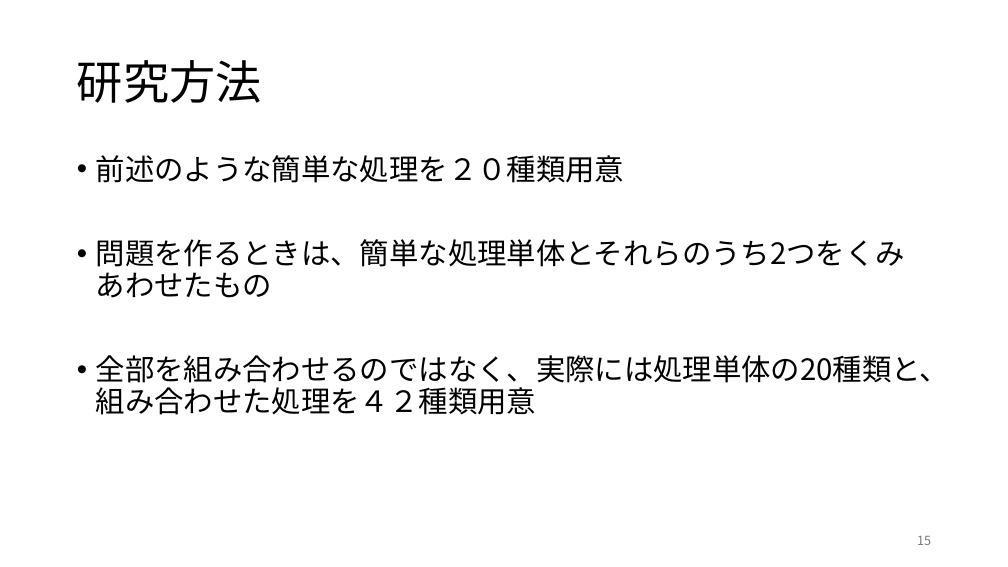
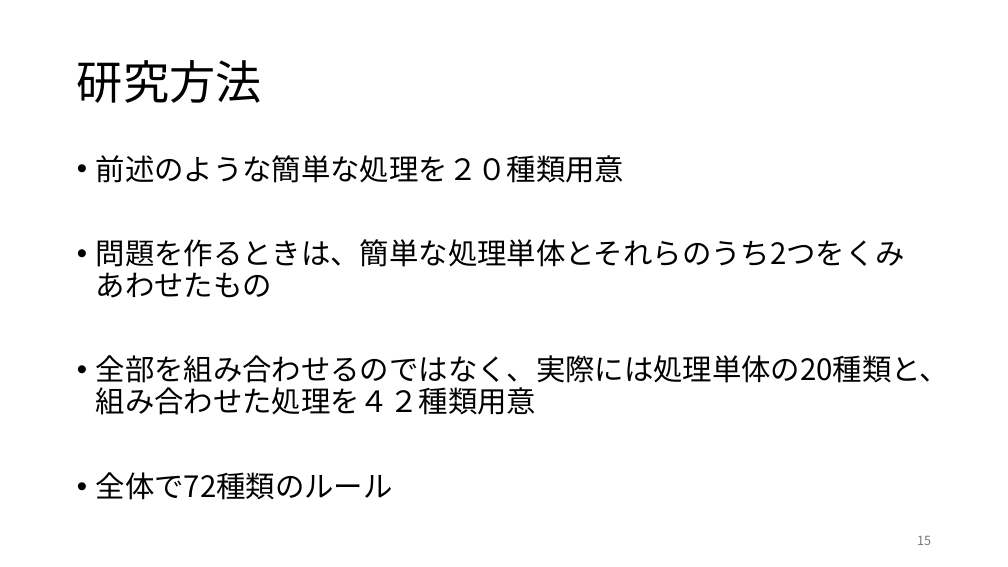
Before and after one commit to rollotea/array-task, a slide deck: slide 15 of 生成AIの追加学習による問題.pptx. Drawn at 1008x567 pixels with LibreOffice and Linux fonts; fonts in the diff are those of the drawing. Boxes give left, top, right and bottom in pixels: in the first picture for what was removed or moved away, otherwise in the second. Text is boxed around its words. In the diff, an @@ line names an element or a change of style, - is before the commit and + after.

```diff
--- a/生成AIの追加学習による問題.pptx
+++ b/生成AIの追加学習による問題.pptx
@@ text at <box>96,472,393,500</box>: paragraph added @@
+• 全体で72種類のルール
```
Also in this commit, not shown: 3 other slides changed, 8 slides added, 1 slide removed, 17 other files.
